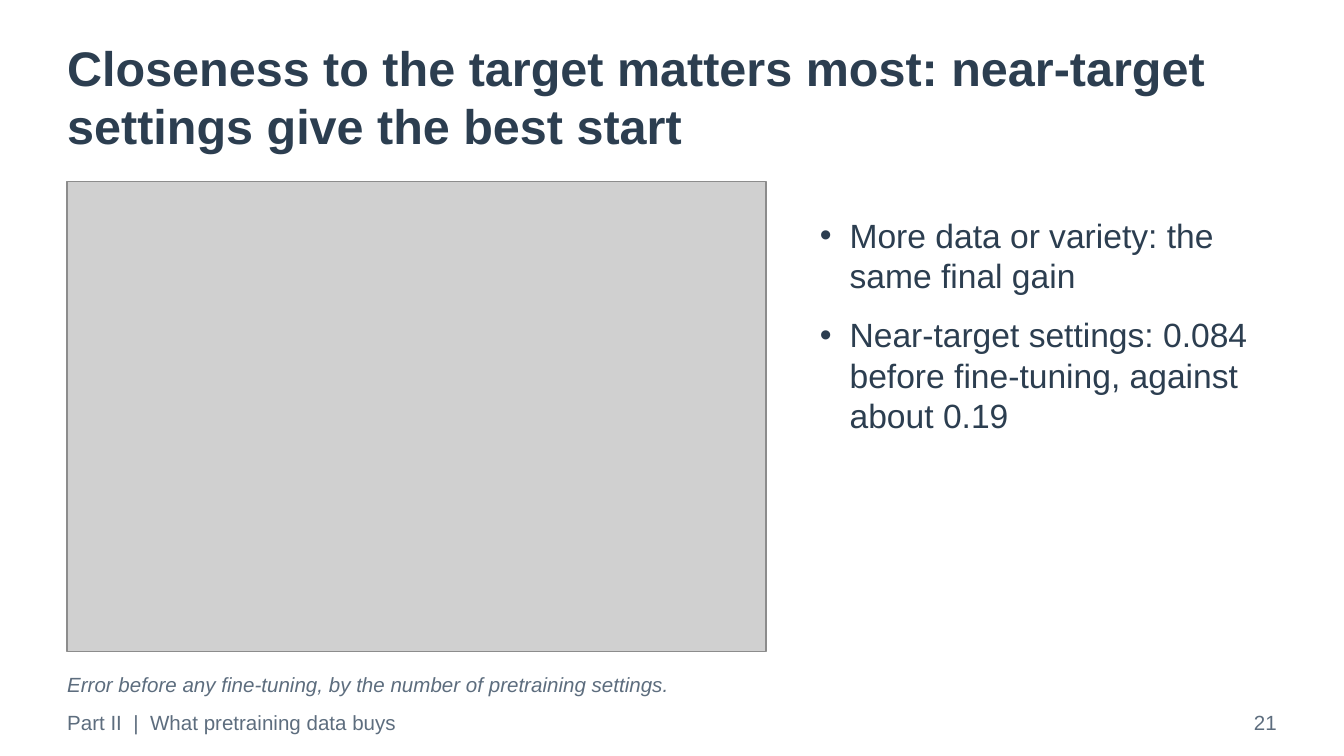
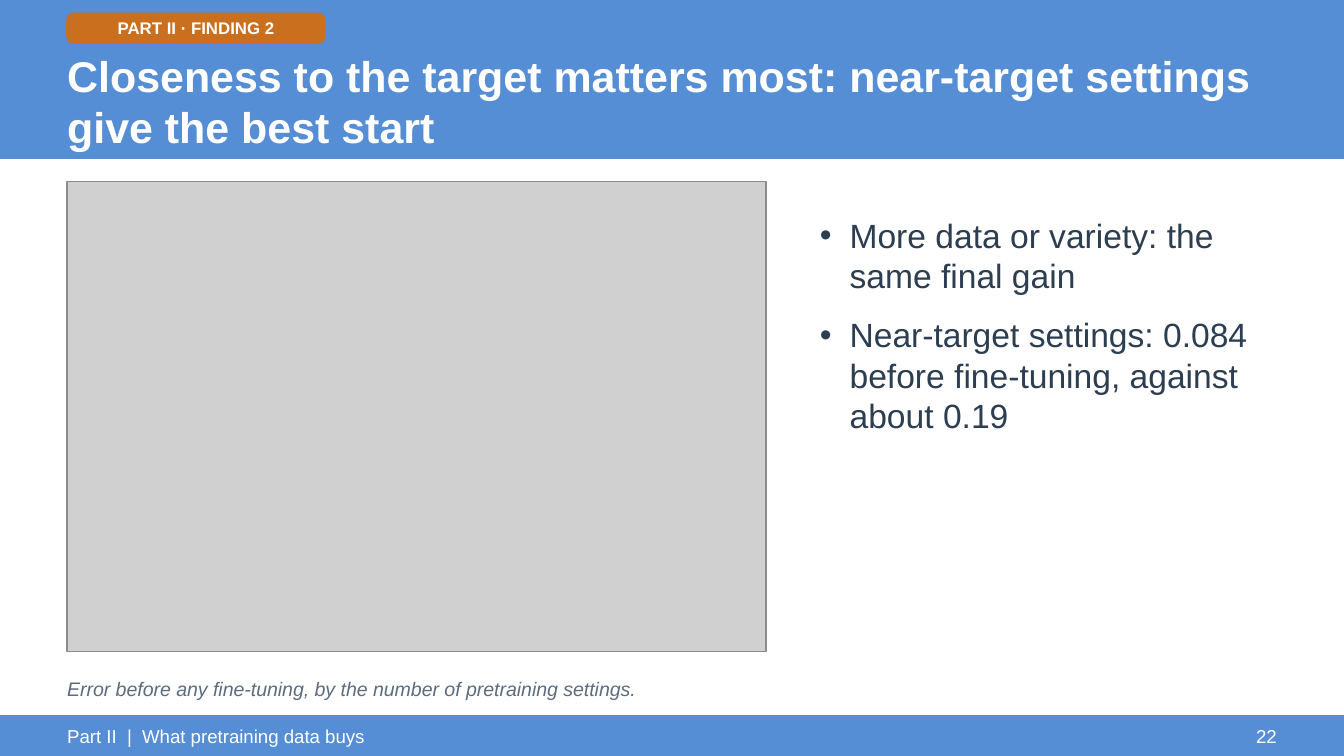
Before and after one commit to ARYAMANN7279/aurora-from-scratch-jax, a slide deck: slide 22 of UGP_Final/UGP_Final_Presentation.pptx (slide 21 before the commit). Drawn at 1344x756 pixels with LibreOffice and Linux fonts; fonts in the diff are those of the drawing; grey boxes stand for pictures. Boxes give left, top, right and bottom in pixels: in the first picture for what was removed or moved away, otherwise in the second. Text is boxed around its words. In the diff, an @@ line names an element or a change of style, - is before the commit and + after.

Commit message:
UGP_Final: deck restyled to the UGP-I/II look (light-blue covers, blue header band), approach/finding tags on every slide, Part I and Part II summary slides; unused figures and their code removed

```diff
--- a/UGP_Final/UGP_Final_Presentation.pptx
+++ b/UGP_Final/UGP_Final_Presentation.pptx
@@ rectangle added at (x1=0, y1=0, x2=1344, y2=159), fill #558ED5, outline #558ED5 1 pt @@
@@ rounded rectangle added at (x1=67, y1=13, x2=325, y2=43), fill #CA6F1E, outline #CA6F1E 1 pt @@
@@ text added at (x1=118, y1=22, x2=274, y2=34), 9 pt, text #FFFFFF, bold @@
+PART II · FINDING 2
@@ text "Closeness to the target matters ..." moved from (x1=67, y1=51, x2=1204, y2=153) to (x1=67, y1=61, x2=1250, y2=152) @@
@@ text "Closeness to the target matters ..." at (x1=67, y1=61, x2=1250, y2=152): size 26 to 23 pt, text colour #2C3E50 to #FFFFFF; vertical alignment top to middle @@
@@ text "Error before any fine-tuning, by ..." at (x1=67, y1=682, x2=635, y2=700): size 11 to 10.5 pt @@
@@ rectangle added at (x1=0, y1=716, x2=1344, y2=755), fill #558ED5, outline #558ED5 1 pt @@
@@ text removed at (x1=1254, y1=715, x2=1277, y2=730) @@
-21
@@ text "Part II | What pretraining ..." moved from (x1=67, y1=715, x2=395, y2=735) to (x1=67, y1=729, x2=364, y2=747) @@
@@ text "Part II | What pretraining ..." at (x1=67, y1=729, x2=364, y2=747): size 11 to 10 pt, text colour #5D6D7E to #FFFFFF @@
@@ text added at (x1=1256, y1=730, x2=1277, y2=743), 10 pt, text #FFFFFF @@
+22
```
Also in this commit, not shown: 37 other slides changed, 2 slides added, 15 other files.
